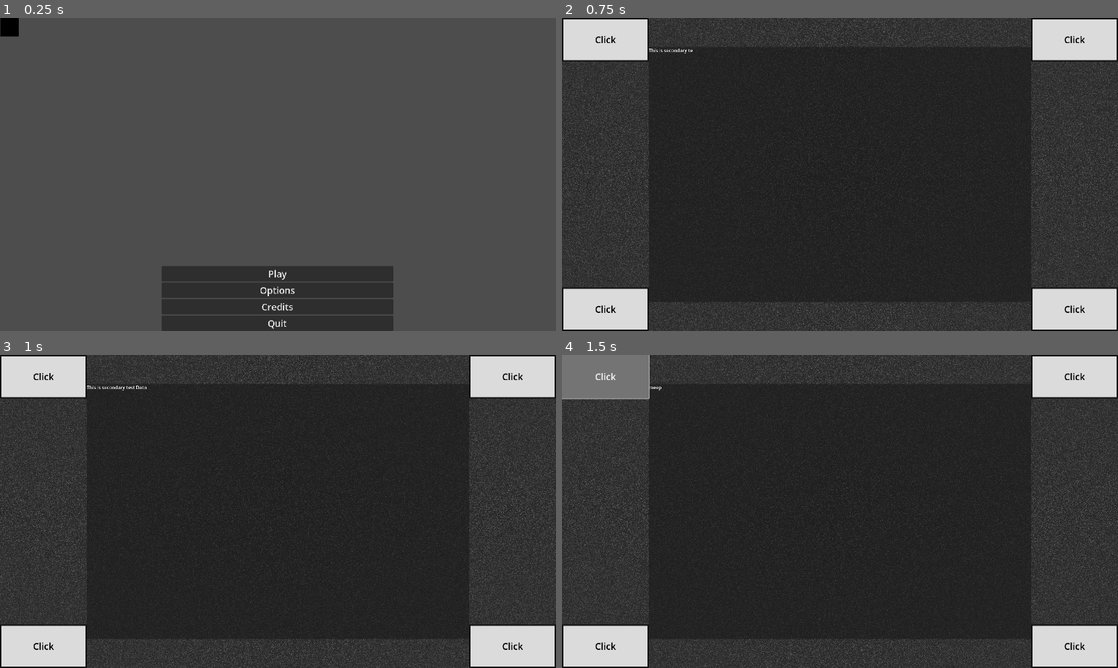
Above: before the commit, frames 1-4 (two rows, left to right).
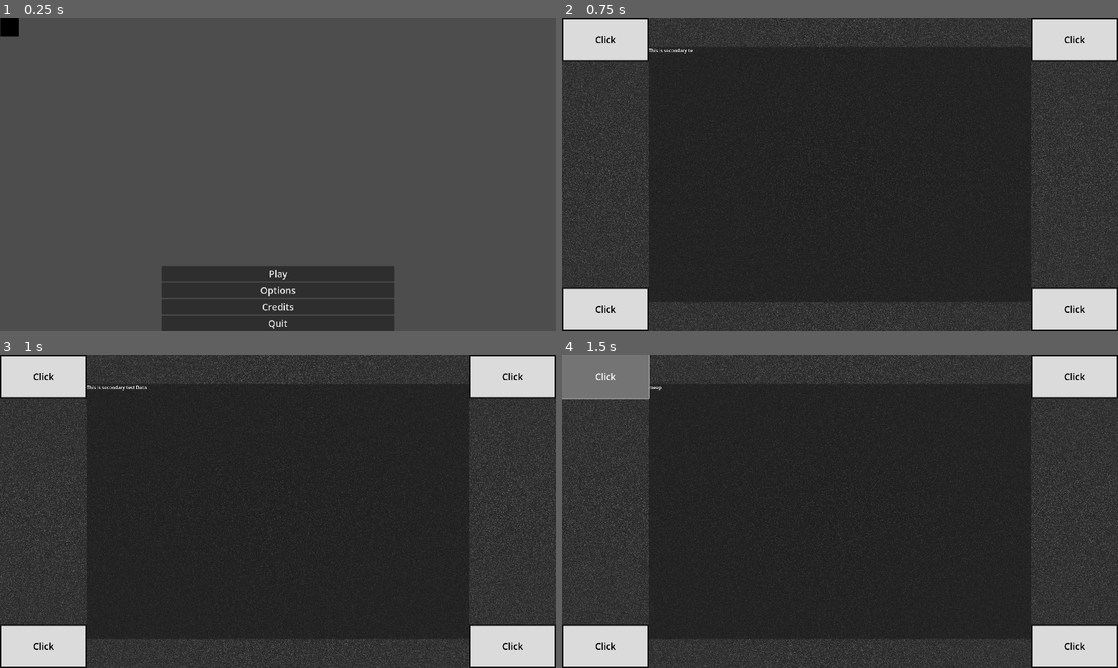
Above: after the commit, the same moments.

Repository: NepKitsuna/Project_Sp00k
Game: Godot game, scene res://Screens/Title_Scene.tscn
The game is run twice, just before and just after one commit, with the same random seed, the same clock (stepped at 60 frames per second) and the same inputs. Video files are missing from this copy of the repository; at most half a second of black plays in their place.
Inputs:
- Up to frame 1 (0.25 s): no input
- Up to frame 2 (0.75 s): click "Play" at 0.5 s
- Up to frame 3 (1 s): no input
- Up to frame 4 (1.5 s): click "Click" at 1.25 s

The runs differ from the first frame. In frame 1, 0.2% of the frame differs, in the area x 46-71%, y 79-100%; in frame 2, nothing differs; in frame 3, nothing differs; in frame 4, nothing differs.

Commit message:
Spring Cleaning (Cleaned up some errors and reordered the title screen so the buttons were in front.)

Diff:
--- a/Screens/Title_Scene.tscn
+++ b/Screens/Title_Scene.tscn
@@ -1,7 +1,6 @@
-[gd_scene load_steps=4 format=3 uid="uid://l20yrk3bihxr"]
+[gd_scene load_steps=3 format=3 uid="uid://l20yrk3bihxr"]
 
 [ext_resource type="VideoStream" path="res://Art/LogoSCP.ogv" id="2_l8v10"]
-[ext_resource type="Texture2D" uid="uid://c6gd4oa7p7km6" path="res://Art/Top Title.png" id="2_tqfjd"]
 
 [sub_resource type="GDScript" id="GDScript_ypjow"]
 script/source = "extends VBoxContainer
@@ -27,6 +26,16 @@
 
 [node name="CanvasLayer" type="CanvasLayer" parent="."]
 
+[node name="VideoStreamPlayer" type="VideoStreamPlayer" parent="CanvasLayer"]
+show_behind_parent = true
+offset_left = 1.0
+offset_right = 1921.0
+offset_bottom = 1088.0
+mouse_filter = 2
+stream = ExtResource("2_l8v10")
+autoplay = true
+loop = true
+
 [node name="MarginContainer" type="MarginContainer" parent="CanvasLayer"]
 anchors_preset = 7
 anchor_left = 0.5
@@ -50,7 +59,6 @@
 alignment = 2
 
 [node name="MenuButtons" type="VBoxContainer" parent="CanvasLayer/MarginContainer/HBoxContainer/VBoxContainer"]
-z_index = 1
 custom_minimum_size = Vector2(0, 400)
 layout_mode = 2
 size_flags_vertical = 3
@@ -58,53 +66,24 @@
 script = SubResource("GDScript_ypjow")
 
 [node name="play_Button" type="Button" parent="CanvasLayer/MarginContainer/HBoxContainer/VBoxContainer/MenuButtons"]
-z_index = 1
 layout_mode = 2
 theme_override_font_sizes/font_size = 32
 text = "Play"
 
 [node name="options_Button" type="Button" parent="CanvasLayer/MarginContainer/HBoxContainer/VBoxContainer/MenuButtons"]
-z_index = 1
 layout_mode = 2
 theme_override_font_sizes/font_size = 32
 text = "Options"
 
 [node name="credits_Button" type="Button" parent="CanvasLayer/MarginContainer/HBoxContainer/VBoxContainer/MenuButtons"]
-z_index = 1
 layout_mode = 2
 theme_override_font_sizes/font_size = 32
 text = "Credits"
 
 [node name="quit_Button" type="Button" parent="CanvasLayer/MarginContainer/HBoxContainer/VBoxContainer/MenuButtons"]
-z_index = 1
 layout_mode = 2
 theme_override_font_sizes/font_size = 32
 text = "Quit"
-
-[node name="VBoxContainer2" type="VBoxContainer" parent="CanvasLayer/MarginContainer/HBoxContainer"]
-layout_mode = 2
-size_flags_horizontal = 3
-
-[node name="TitleCard" type="TextureRect" parent="CanvasLayer/MarginContainer/HBoxContainer/VBoxContainer2"]
-layout_mode = 2
-texture = ExtResource("2_tqfjd")
-expand_mode = 5
-stretch_mode = 4
-
-[node name="SCPLOGO" type="TextureRect" parent="CanvasLayer/MarginContainer/HBoxContainer/VBoxContainer2"]
-layout_mode = 2
-expand_mode = 5
-stretch_mode = 4
-
-[node name="VideoStreamPlayer" type="VideoStreamPlayer" parent="CanvasLayer"]
-show_behind_parent = true
-offset_left = 1.0
-offset_right = 1921.0
-offset_bottom = 1088.0
-mouse_filter = 2
-stream = ExtResource("2_l8v10")
-autoplay = true
-loop = true
 
 [connection signal="pressed" from="CanvasLayer/MarginContainer/HBoxContainer/VBoxContainer/MenuButtons/play_Button" to="CanvasLayer/MarginContainer/HBoxContainer/VBoxContainer/MenuButtons" method="_on_play_button_pressed"]
 [connection signal="pressed" from="CanvasLayer/MarginContainer/HBoxContainer/VBoxContainer/MenuButtons/options_Button" to="CanvasLayer/MarginContainer/HBoxContainer/VBoxContainer/MenuButtons" method="_on_options_button_pressed"]
